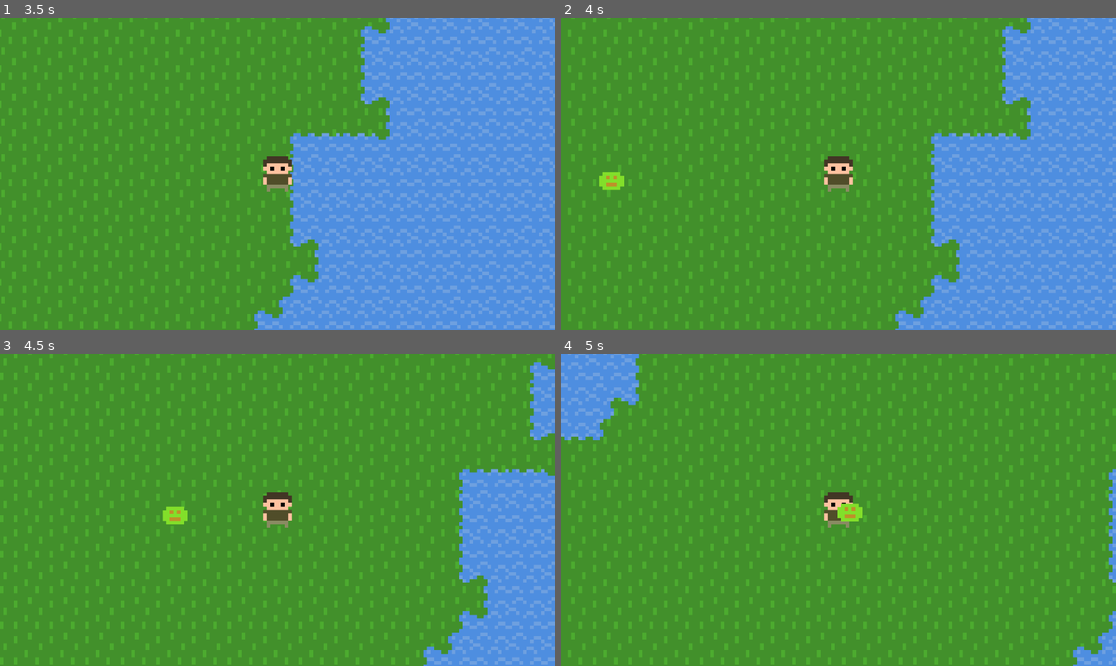
Above: before the commit, frames 1-4 (two rows, left to right).
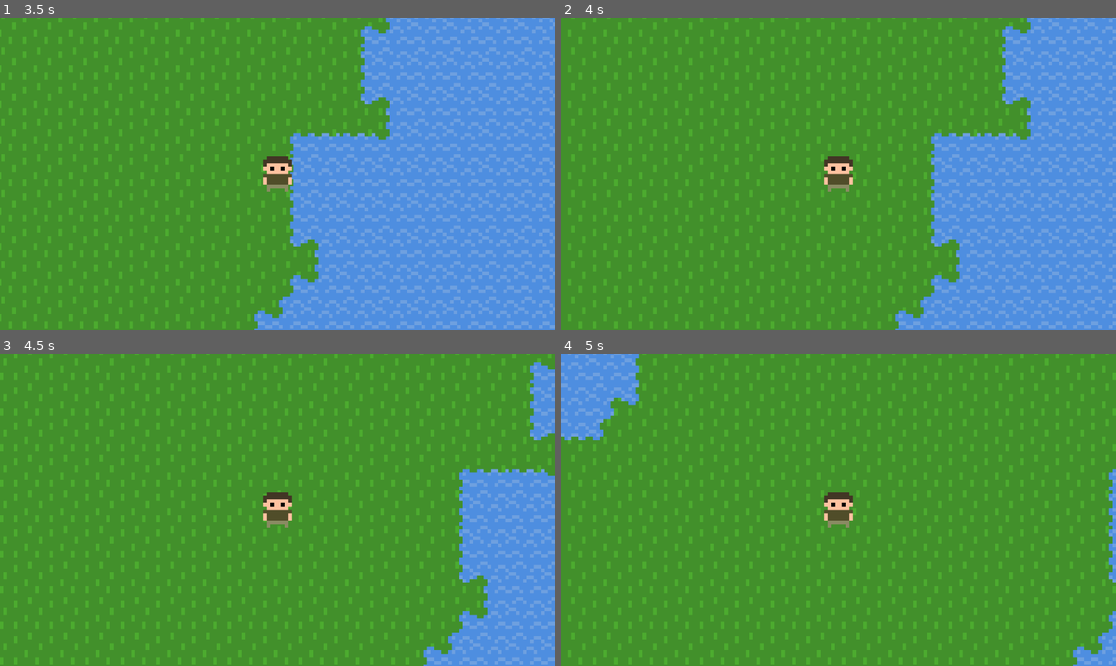
Above: after the commit, the same moments.

Repository: SpeedyKerbal/dungeon_crawler
Game: Godot game, scene res://scenes/game_world.tscn
The game is run twice, just before and just after one commit, with the same random seed, the same clock (stepped at 60 frames per second) and the same inputs.
Inputs:
- Up to frame 1 (3.5 s): tap Enter at 0.5 s; hold D (right) 0.53-1.28 s; tap E (interact) every 0.75 s from 0.6 to 2.85 s; hold S (down) 1.28-2.03 s; hold D (right) 2.03-2.78 s; hold W (up) from 2.78 s (still down)
- Up to frame 2 (4 s): tap Space at 3.5 s; release W (up) at 3.53 s; hold A (left) from 3.53 s (still down); tap E (interact) at 3.6 s
- Up to frame 3 (4.5 s): keep holding A (left); tap E (interact) at 4.35 s
- Up to frame 4 (5 s): keep holding A (left)

Frame 1 is identical in both runs. In frame 2, 0.2% of the frame differs, in the area x 6-12%, y 49-56%; in frame 3, 0.2%; in frame 4, 0.2%, in the area x 49-55%, y 47-54%.

Commit message:
Slime rework start
re making the system to make the slime to move to player

Diff:
--- a/project.godot
+++ b/project.godot
@@ -46,6 +46,12 @@
 ]
 }
 
+[layer_names]
+
+2d_physics/layer_1="Enviroment"
+2d_physics/layer_2="Player"
+2d_physics/layer_3="Objects"
+
 [rendering]
 
 textures/canvas_textures/default_texture_filter=0
--- /dev/null
+++ b/scenes/slime.gd
@@ -0,0 +1,19 @@
+extends CharacterBody2D
+
+@export var speed = 50
+var player_chase = false
+var player = null
+
+func _physics_process(delta):
+	if player_chase == true:
+		position += (player.position - position) / speed
+
+func _on_detection_area_body_entered(body):#
+	print("Entered slime detection zone.")
+	player = body
+	player_chase = true
+
+func _on_detection_area_body_exited(body):
+	print("Left slime detection zone.")
+	player = null
+	player_chase = false
--- a/scenes/slime.tscn
+++ b/scenes/slime.tscn
@@ -1,29 +1,27 @@
-[gd_scene load_steps=5 format=3 uid="uid://da2i8ofb577bh"]
+[gd_scene load_steps=4 format=3 uid="uid://dafg1i4adfwwj"]
 
-[ext_resource type="Script" path="res://scripts/slime.gd" id="1_4dj0x"]
+[ext_resource type="Script" path="res://scenes/slime.gd" id="1_dvc7j"]
 [ext_resource type="Texture2D" uid="uid://0gjoygbweg4r" path="res://assets/Slime.png" id="1_lbq87"]
 
-[sub_resource type="CapsuleShape2D" id="CapsuleShape2D_fdj5n"]
-radius = 2.0
-height = 8.0
+[sub_resource type="CircleShape2D" id="CircleShape2D_lxkbq"]
+radius = 43.0465
 
-[sub_resource type="CircleShape2D" id="CircleShape2D_43k4m"]
-radius = 32.0156
-
-[node name="Slime" type="Area2D"]
-script = ExtResource("1_4dj0x")
+[node name="slime" type="CharacterBody2D"]
+collision_layer = 3
+collision_mask = 2
+script = ExtResource("1_dvc7j")
 
 [node name="Sprite2D" type="Sprite2D" parent="."]
 texture = ExtResource("1_lbq87")
 
 [node name="CollisionShape2D" type="CollisionShape2D" parent="."]
-rotation = 1.5708
-scale = Vector2(1.35, 0.98)
-shape = SubResource("CapsuleShape2D_fdj5n")
 
-[node name="attackArea" type="Area2D" parent="."]
+[node name="detection_area" type="Area2D" parent="."]
+collision_layer = 2
+collision_mask = 2
 
-[node name="CollisionShape2D2" type="CollisionShape2D" parent="attackArea"]
-shape = SubResource("CircleShape2D_43k4m")
+[node name="CollisionShape2D" type="CollisionShape2D" parent="detection_area"]
+shape = SubResource("CircleShape2D_lxkbq")
 
-[connection signal="body_entered" from="attackArea" to="." method="_on_attack_area_body_entered"]
+[connection signal="body_entered" from="detection_area" to="." method="_on_detection_area_body_entered"]
+[connection signal="body_exited" from="detection_area" to="." method="_on_detection_area_body_exited"]
--- a/scripts/player.gd
+++ b/scripts/player.gd
@@ -1,7 +1,6 @@
 extends CharacterBody2D
 
-const SPEED = 50.0
-
+@export var SPEED: float = 50.0
 @onready var animated_sprite = $AnimatedSprite2D
 
 func _physics_process(_delta):
--- a/scripts/slime.gd
+++ /dev/null
@@ -1,15 +0,0 @@
-extends Area2D
-
-@export var speed = 20
-var player_possition
-var target_possition
-
-@onready var attack_area: Area2D = $attackArea
-@onready var player = %Player
-
-func _physics_process(delta: float) -> void:
-	player_possition = player.position
-	target_possition = (player_possition - position).normalized()
-
-	if position.distance_to(player_possition) > 3 and attack_area.body_entered:
-		position += target_possition * speed * delta
Not shown: 1 places in scenes/game_world.tscn that only renumber resources
